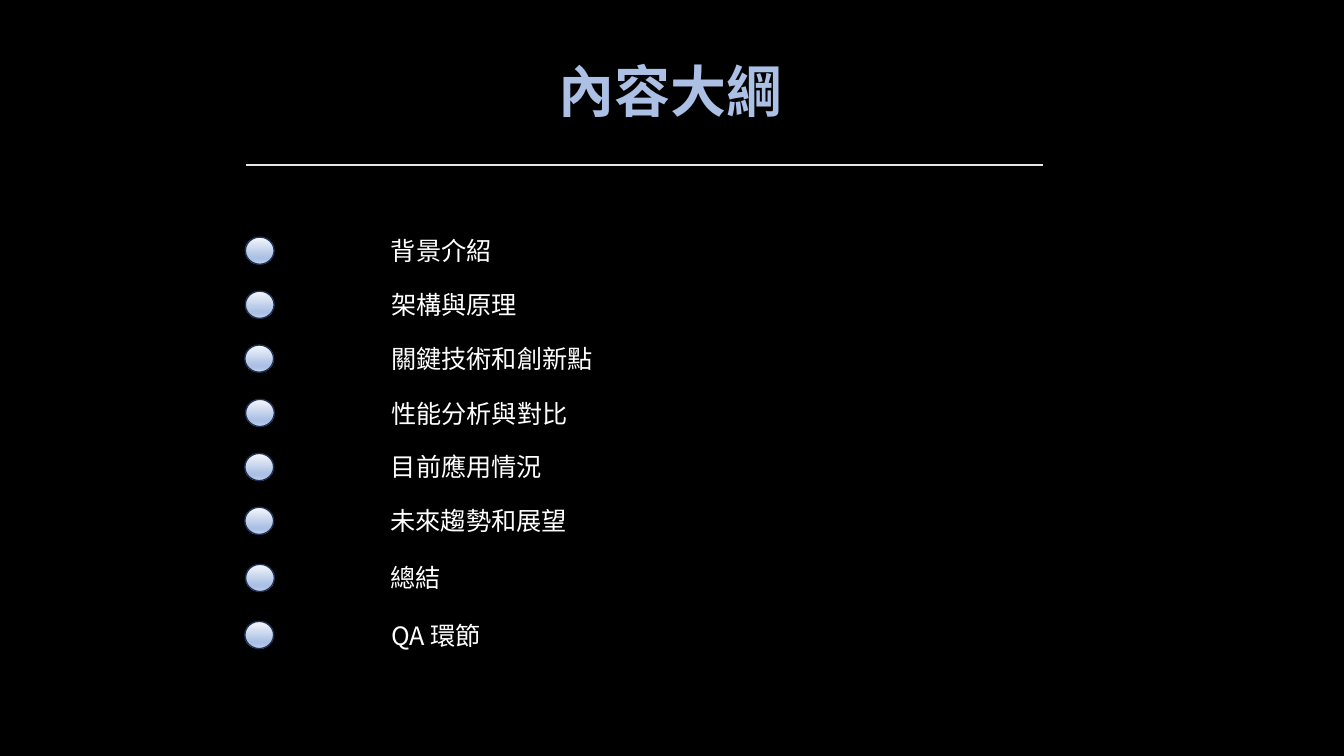
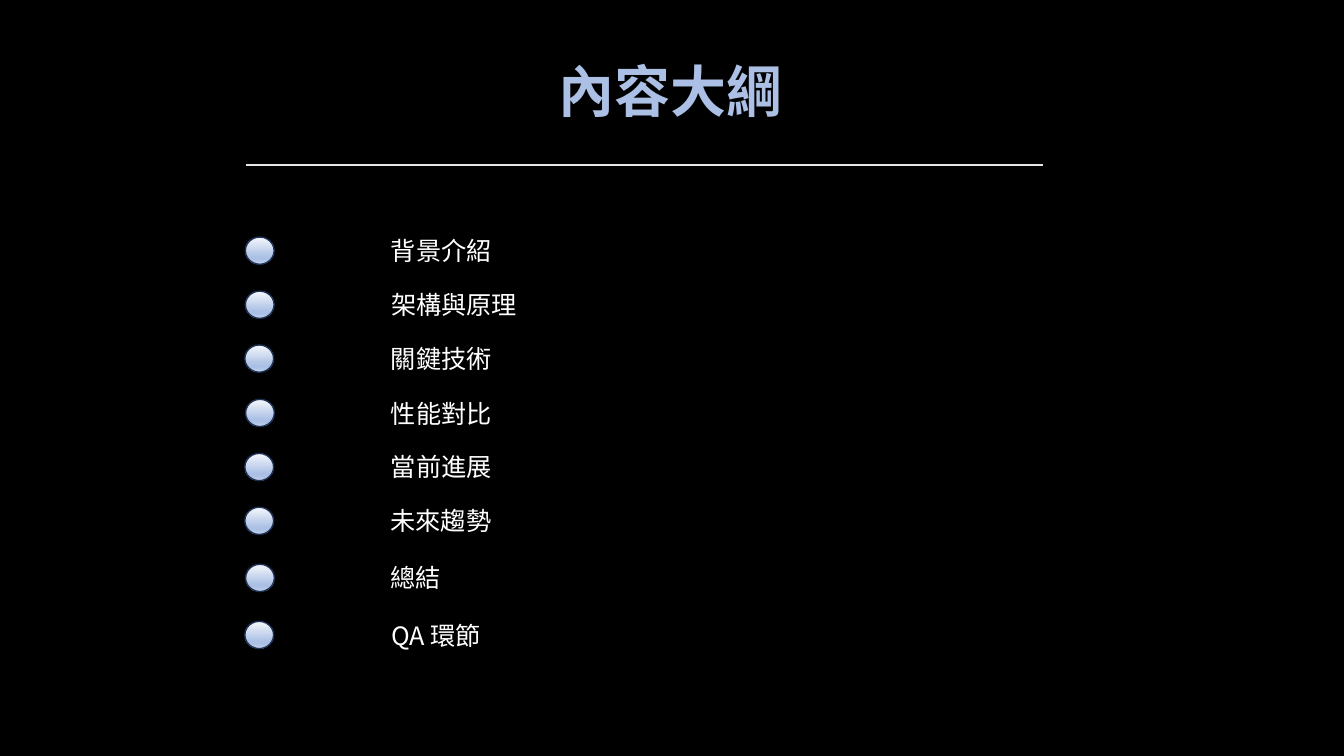
Before and after one commit to miaoyinnu/Apple, a slide deck: slide 2 of Apple.pptx. Drawn at 1344x756 pixels with LibreOffice and Linux fonts; fonts in the diff are those of the drawing. Boxes give left, top, right and bottom in pixels: in the first picture for what was removed or moved away, otherwise in the second. Text is boxed around its words. In the diff, an @@ line names an element or a change of style, - is before the commit and + after.

```diff
--- a/Apple.pptx
+++ b/Apple.pptx
@@ text at (391,346,492,370): text changed @@
-關鍵技術和創新點
+關鍵技術
@@ text at (391,401,492,425): text changed @@
-性能分析與對比
+性能對比
@@ text at (391,454,492,478): text changed @@
-目前應用情況
+當前進展
@@ text at (390,508,491,532): text changed @@
-未來趨勢和展望
+未來趨勢
```
Also in this commit, not shown: 2 other slides changed.
